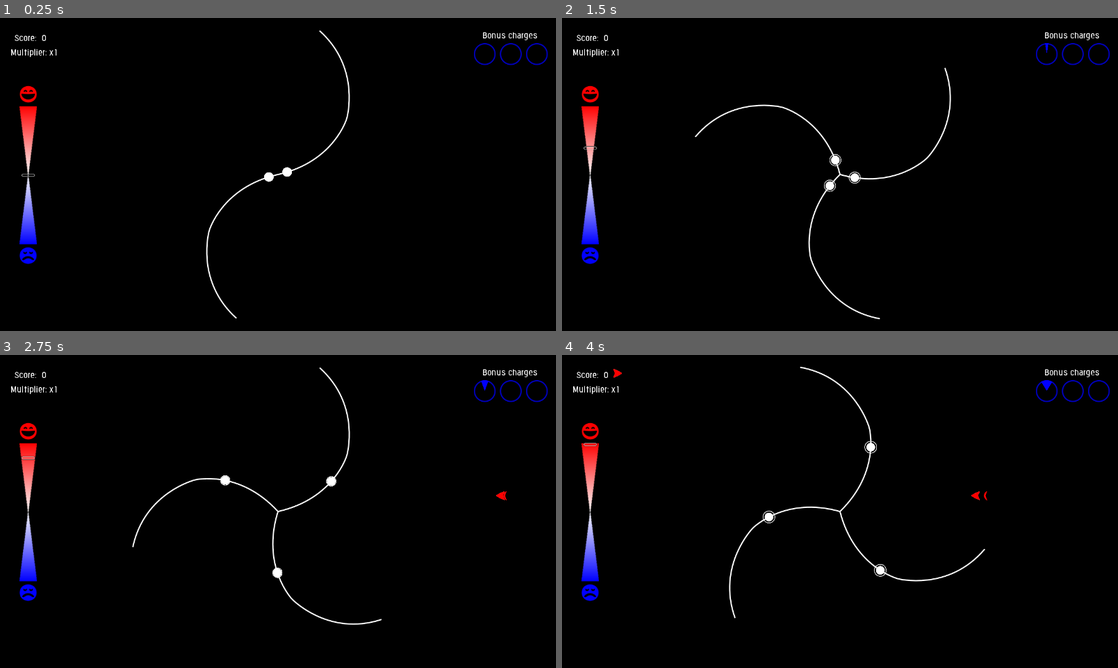
Above: before the commit, frames 1-4 (two rows, left to right).
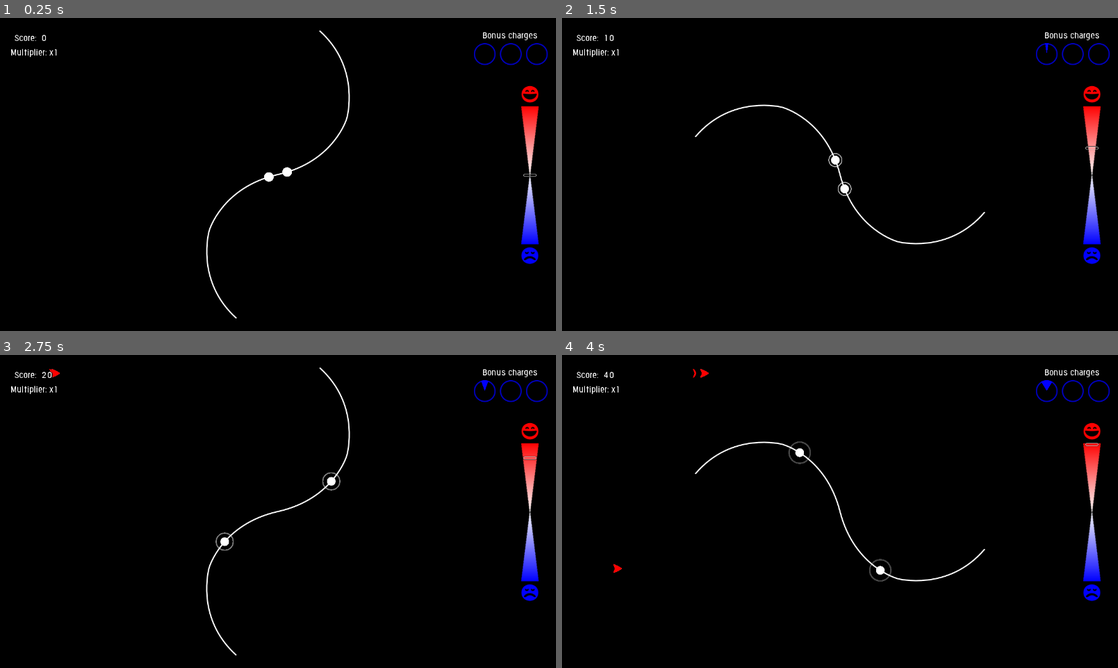
Above: after the commit, the same moments.

Repository: Aramatis/HRM-Game
Game: Godot game, scene res://scenes/levels/inward_outward/inward_outward.tscn
Same seed, same stepped clock (60 frames per second), same inputs: the game is played once before the commit and once after it. This scene is started directly instead of the project's main scene.
Inputs (mouse positions are in pixels of both pictures, inside the frame that each line leads up to):
- Up to frame 1 (0.25 s): no input
- Up to frame 2 (1.5 s): move the mouse to (867, 174) at 0.52 s; hold W (apply_bonus) 0.53-1.28 s; hold D (valence_up) from 0.53 s (still down); tap Space (main_action) at 0.8, 1.35 s; move the mouse to (812, 174) at 1.27 s
- Up to frame 3 (2.75 s): keep holding D (valence_up); tap S (secondary_action) at 1.55 s; move the mouse to (289, 505) at 2.02 s; hold S (secondary_action) from 2.03 s (still down); tap W (apply_bonus) at 2.3 s
- Up to frame 4 (4 s): keep holding D (valence_up); move the mouse to (834, 517) at 2.77 s; release S (secondary_action) at 2.78 s; tap W (apply_bonus) at 2.85 s; tap Space (main_action) at 3.05 s; move the mouse to (878, 514) at 3.52 s; hold Space (main_action) from 3.53 s (still down); tap S (secondary_action) at 3.8 s

The runs differ from the first frame. In frame 1, 2.1% of the frame differs, in the area x 3-97%, y 21-79%; in frame 2, 2.9%; in frame 3, 2.9%; in frame 4, 3.1%, in the area x 3-97%, y 3-85%.
Error in both runs: Assertion failed. (res://scripts/autoload/settings.gd:40)

Commit message:
Modified prototype 1 to use base_level

Diff:
--- a/project.godot
+++ b/project.godot
@@ -24,7 +24,7 @@
 "language": "GDScript",
 "path": "res://scripts/autoload/heart_connector.gd"
 }, {
-"base": "Reference",
+"base": "Node",
 "class": "LevelController",
 "language": "GDScript",
 "path": "res://scripts/levels/base_level/level_controller.gd"
@@ -34,15 +34,15 @@
 "language": "GDScript",
 "path": "res://scripts/levels/inward_outward/level_gui.gd"
 }, {
-"base": "Node2D",
-"class": "PlayerController",
-"language": "GDScript",
-"path": "res://scripts/levels/inward_outward/player_controller.gd"
-}, {
 "base": "Path2D",
 "class": "PlayerRail",
 "language": "GDScript",
 "path": "res://scripts/levels/inward_outward/player_rail.gd"
+}, {
+"base": "Node2D",
+"class": "RailSystem",
+"language": "GDScript",
+"path": "res://scripts/levels/inward_outward/rail_system.gd"
 }, {
 "base": "Button",
 "class": "SelfFocusingButton",
@@ -54,10 +54,10 @@
 "language": "GDScript",
 "path": "res://scripts/autoload/settings.gd"
 }, {
-"base": "Reference",
-"class": "WorldController",
+"base": "Node2D",
+"class": "SpawnerSystem",
 "language": "GDScript",
-"path": "res://scripts/levels/inward_outward/world_controller.gd"
+"path": "res://scripts/levels/inward_outward/spawner_system.gd"
 } ]
 _global_script_class_icons={
 "ButtonId": "",
@@ -65,11 +65,11 @@
 "HeartConnector": "",
 "LevelController": "",
 "LevelGui": "",
-"PlayerController": "",
 "PlayerRail": "",
+"RailSystem": "",
 "SelfFocusingButton": "",
 "Settings": "",
-"WorldController": ""
+"SpawnerSystem": ""
 }
 
 [application]
--- a/scenes/levels/inward_outward/inward_outward.tscn
+++ b/scenes/levels/inward_outward/inward_outward.tscn
@@ -1,113 +1,21 @@
-[gd_scene load_steps=13 format=2]
+[gd_scene load_steps=7 format=2]
 
-[ext_resource path="res://scripts/levels/inward_outward/testlevelmagic.gd" type="Script" id=1]
-[ext_resource path="res://scripts/levels/inward_outward/player_controller.gd" type="Script" id=2]
-[ext_resource path="res://scripts/levels/base_level/level_controller.gd" type="Script" id=3]
-[ext_resource path="res://scripts/levels/inward_outward/remote_rotator.gd" type="Script" id=4]
-[ext_resource path="res://scripts/levels/inward_outward/rails.gd" type="Script" id=5]
-[ext_resource path="res://scripts/levels/inward_outward/enemy_controller.gd" type="Script" id=6]
-[ext_resource path="res://scripts/levels/inward_outward/spawner.gd" type="Script" id=7]
-[ext_resource path="res://scenes/levels/level_gui/level_gui.tscn" type="PackedScene" id=8]
-[ext_resource path="res://scripts/levels/inward_outward/world_controller.gd" type="Script" id=9]
+[ext_resource path="res://scenes/levels/base_level.tscn" type="PackedScene" id=1]
+[ext_resource path="res://scripts/levels/inward_outward/level_controller.gd" type="Script" id=2]
+[ext_resource path="res://scripts/levels/inward_outward/player_controller.gd" type="Script" id=3]
+[ext_resource path="res://scripts/levels/inward_outward/enemy_controller.gd" type="Script" id=4]
+[ext_resource path="res://scenes/levels/inward_outward/rail_system.tscn" type="PackedScene" id=5]
+[ext_resource path="res://scenes/levels/inward_outward/spawner_system.tscn" type="PackedScene" id=6]
 
-[sub_resource type="Curve2D" id=1]
-_data = {
-"points": PoolVector2Array( 0, 0, 0, 0, 640, 16, -0.00733209, -343.959, 0.00733209, 343.959, 296, 360, 0, 0, 0, 0, 640, 704, -0.0156897, 343.943, 0.0156897, -343.943, 984, 360, 0, 0, 0, 0, 640, 16 )
-}
-
-[sub_resource type="Curve2D" id=2]
-_data = {
-"points": PoolVector2Array( 0, 0, 0, 0, 128, 0, 0, 0, 0, 0, 128, 720 )
-}
-
-[sub_resource type="Curve2D" id=3]
-_data = {
-"points": PoolVector2Array( 0, 0, 0, 0, 1152, 0, 0, 0, 0, 0, 1152, 720 )
-}
-
-[node name="Root" type="Node"]
-script = ExtResource( 3 )
-level_name = "Inward/Outward"
-
-[node name="World" type="Node2D" parent="."]
-script = ExtResource( 9 )
-__meta__ = {
-"_edit_group_": true,
-"_edit_lock_": true
-}
-
-[node name="PlayerController" type="Node2D" parent="World"]
+[node name="LevelController" instance=ExtResource( 1 )]
 script = ExtResource( 2 )
 
-[node name="Circle" type="Path2D" parent="World/PlayerController"]
-curve = SubResource( 1 )
-__meta__ = {
-"_edit_lock_": true
-}
+[node name="PlayerController" parent="World" index="1"]
+script = ExtResource( 3 )
 
-[node name="Follower" type="PathFollow2D" parent="World/PlayerController/Circle"]
-position = Vector2( 640, 16 )
-rotation = 3.11836
-__meta__ = {
-"_edit_lock_": true
-}
+[node name="RailSystem" parent="World/PlayerController" index="0" instance=ExtResource( 5 )]
 
-[node name="RemoteRotator" type="RemoteTransform2D" parent="World/PlayerController/Circle/Follower"]
-remote_path = NodePath("../../../Rails")
-update_position = false
-update_scale = false
+[node name="EnemyController" parent="World" index="2"]
 script = ExtResource( 4 )
-speed = -0.2
 
-[node name="Rails" type="Node2D" parent="World/PlayerController"]
-position = Vector2( 640, 360 )
-rotation = 3.11836
-script = ExtResource( 5 )
-__meta__ = {
-"_edit_lock_": true
-}
-
-[node name="EnemyController" type="Node2D" parent="World"]
-script = ExtResource( 6 )
-__meta__ = {
-"_edit_group_": true,
-"_edit_lock_": true
-}
-
-[node name="Spawner1" type="Path2D" parent="World/EnemyController"]
-curve = SubResource( 2 )
-script = ExtResource( 7 )
-__meta__ = {
-"_edit_lock_": true
-}
-
-[node name="Sampler" type="PathFollow2D" parent="World/EnemyController/Spawner1"]
-position = Vector2( 128, 0 )
-rotate = false
-
-[node name="Spawner2" type="Path2D" parent="World/EnemyController"]
-curve = SubResource( 3 )
-script = ExtResource( 7 )
-
-[node name="Sampler" type="PathFollow2D" parent="World/EnemyController/Spawner2"]
-position = Vector2( 1152, 0 )
-rotate = false
-
-[node name="Timer" type="Timer" parent="World/EnemyController"]
-wait_time = 2.0
-
-[node name="LevelGui" parent="." instance=ExtResource( 8 )]
-slider_location = 0
-
-[node name="EndTimer" type="Timer" parent="."]
-wait_time = 10.0
-one_shot = true
-autostart = true
-
-[node name="AdjustTimer" type="Timer" parent="."]
-wait_time = 10.0
-
-[node name="TestLevelMagic" type="Node" parent="."]
-script = ExtResource( 1 )
-[connection signal="timeout" from="World/EnemyController/Timer" to="World/EnemyController" method="spawn_enemy"]
-[connection signal="timeout" from="EndTimer" to="." method="end"]
+[node name="SpawnerSystem" parent="World/EnemyController" index="0" instance=ExtResource( 6 )]
--- /dev/null
+++ b/scenes/levels/inward_outward/rail_system.tscn
@@ -0,0 +1,42 @@
+[gd_scene load_steps=5 format=2]
+
+[ext_resource path="res://scripts/levels/inward_outward/remote_rotator.gd" type="Script" id=1]
+[ext_resource path="res://scripts/levels/inward_outward/rails.gd" type="Script" id=2]
+[ext_resource path="res://scripts/levels/inward_outward/rail_system.gd" type="Script" id=3]
+
+
+[sub_resource type="Curve2D" id=1]
+_data = {
+"points": PoolVector2Array( 0, 0, 0, 0, 640, 16, -0.00733209, -343.959, 0.00733209, 343.959, 296, 360, 0, 0, 0, 0, 640, 704, -0.0156897, 343.943, 0.0156897, -343.943, 984, 360, 0, 0, 0, 0, 640, 16 )
+}
+
+[node name="RailSystem" type="Node2D"]
+script = ExtResource( 3 )
+
+[node name="Circle" type="Path2D" parent="."]
+curve = SubResource( 1 )
+__meta__ = {
+"_edit_lock_": true
+}
+
+[node name="Follower" type="PathFollow2D" parent="Circle"]
+position = Vector2( 640, 16 )
+rotation = 3.11836
+__meta__ = {
+"_edit_lock_": true
+}
+
+[node name="RemoteRotator" type="RemoteTransform2D" parent="Circle/Follower"]
+remote_path = NodePath("../../../Rails")
+update_position = false
+update_scale = false
+script = ExtResource( 1 )
+speed = -0.2
+
+[node name="Rails" type="Node2D" parent="."]
+position = Vector2( 640, 360 )
+rotation = 3.11836
+script = ExtResource( 2 )
+__meta__ = {
+"_edit_lock_": true
+}
--- /dev/null
+++ b/scenes/levels/inward_outward/spawner_system.tscn
@@ -0,0 +1,44 @@
+[gd_scene load_steps=5 format=2]
+
+[ext_resource path="res://scripts/levels/inward_outward/spawner_system.gd" type="Script" id=1]
+[ext_resource path="res://scripts/levels/inward_outward/spawner.gd" type="Script" id=2]
+
+[sub_resource type="Curve2D" id=1]
+_data = {
+"points": PoolVector2Array( 0, 0, 0, 0, 128, 0, 0, 0, 0, 0, 128, 720 )
+}
+
+[sub_resource type="Curve2D" id=2]
+_data = {
+"points": PoolVector2Array( 0, 0, 0, 0, 1152, 0, 0, 0, 0, 0, 1152, 720 )
+}
+
+[node name="SpawnerSystem" type="Node2D"]
+script = ExtResource( 1 )
+__meta__ = {
+"_edit_group_": true,
+"_edit_lock_": true
+}
+
+[node name="Spawner1" type="Path2D" parent="."]
+curve = SubResource( 1 )
+script = ExtResource( 2 )
+__meta__ = {
+"_edit_lock_": true
+}
+
+[node name="Sampler" type="PathFollow2D" parent="Spawner1"]
+position = Vector2( 128, 0 )
+rotate = false
+
+[node name="Spawner2" type="Path2D" parent="."]
+curve = SubResource( 2 )
+script = ExtResource( 2 )
+
+[node name="Sampler" type="PathFollow2D" parent="Spawner2"]
+position = Vector2( 1152, 0 )
+rotate = false
+
+[node name="Timer" type="Timer" parent="."]
+wait_time = 2.0
+[connection signal="timeout" from="Timer" to="." method="spawn_enemy"]
--- a/scenes/levels/level_gui/level_gui.tscn
+++ b/scenes/levels/level_gui/level_gui.tscn
@@ -18,14 +18,11 @@
 }
 
 [node name="ScorePanel" parent="." instance=ExtResource( 5 )]
-pause_mode = 1
 margin_right = -3.05176e-05
 
 [node name="BonusGui" parent="." instance=ExtResource( 6 )]
-pause_mode = 1
 
 [node name="AffectiveSlider" parent="." instance=ExtResource( 1 )]
-pause_mode = 1
 anchor_left = 0.97
 anchor_top = 0.5
 anchor_right = 0.97
--- a/scenes/levels/tutorial.tscn
+++ /dev/null
@@ -1,27 +0,0 @@
-[gd_scene format=2]
-
-[node name="Root" type="Node"]
-
-[node name="World" type="Node2D" parent="."]
-light_mask = 128
-
-[node name="GUI" type="Control" parent="."]
-anchor_right = 1.0
-anchor_bottom = 1.0
-__meta__ = {
-"_edit_use_anchors_": false
-}
-
-[node name="GuiLayer" type="CanvasLayer" parent="GUI"]
-
-[node name="PauseMenu" type="Control" parent="GUI/GuiLayer"]
-pause_mode = 2
-anchor_left = 0.1
-anchor_top = 0.1
-anchor_right = 0.9
-anchor_bottom = 0.9
-margin_right = 40.0
-margin_bottom = 40.0
-__meta__ = {
-"_edit_use_anchors_": false
-}
--- a/scripts/levels/inward_outward/enemy_controller.gd
+++ b/scripts/levels/inward_outward/enemy_controller.gd
@@ -1,34 +1,12 @@
-extends Node2D
+extends Controller
 
 # * Signals
 
 # * Variables
-var spawners: Array
-var enemy_speed: float
-const Enemy := preload("res://scenes/levels/inward_outward/arrow.tscn")
-var timer
 
 # * Functions
 
 
 # Called when the node enters the scene tree for the first time.
 func _ready() -> void:
-	randomize()
-	spawners.append($Spawner1)
-	spawners.append($Spawner2)
-	enemy_speed = 200.0
-	timer = $Timer
-	timer.start()
-
-
-# Called to spawn an enemy with a certain speed
-func spawn_enemy(spd = enemy_speed) -> void:
-	var index = randi() % spawners.size()
-	var spawner = spawners[index]
-	var real_spd = spd
-	if (index % 2) > 0:
-		real_spd *= -1
-	var enemy = Enemy.instance()
-	add_child(enemy)
-	enemy.hide()
-	spawner.spawn(enemy, real_spd)
+	pass
--- /dev/null
+++ b/scripts/levels/inward_outward/level_controller.gd
@@ -0,0 +1,30 @@
+extends LevelController
+
+# * Signals
+
+# * Variables
+
+# * Functions
+
+
+# Called when the node enters the scene tree for the first time.
+func _ready() -> void:
+	$World/PlayerController.connect("damaged", self, "_damaged")
+	$World/PlayerController.connect("healed", self, "_healed")
+	level_gui.set_active(true)
+
+
+# Handles any level wide effects of the secondary action
+func _on_secondary_pressed() -> void:
+	level_gui.lower_multiplier()
+	._on_secondary_pressed()
+
+
+# Lowers the multiplier when a ball is damaged
+func _damaged() -> void:
+	level_gui.lower_multiplier()
+
+
+# Raises the multiplier when a ball is healed
+func _healed() -> void:
+	level_gui.raise_multiplier()
--- a/scripts/levels/inward_outward/player_controller.gd
+++ b/scripts/levels/inward_outward/player_controller.gd
@@ -1,27 +1,42 @@
-class_name PlayerController
-extends Node2D
+extends Controller
 
 # * Signals
-# ! TODO: Make and propagate signals
+signal damaged
+signal healed
 
 # * Variables
+var _rail_system: RailSystem
 
 # * Functions
 
 
 # Called when the node enters the scene tree for the first time.
 func _ready() -> void:
-	# ! TODO: connect
-	pass
+	_rail_system = $RailSystem
 
 
-#
-func use_bonus() -> void:
-	#! TODO: Add rails
-	pass
+# Called when the main action is used, reverts the movement directions
+func main_used() -> void:
+	_rail_system.toggle_direction()
 
 
-#
-func update_difficulty() -> void:
-	#! TODO: Modify spawn time/speed
-	pass
+# Called when the secondary action is used, removes a rail if possible
+func secondary_used() -> void:
+	_rail_system.remove_rail()
+
+
+# Called when a bonus is used, adds a rail
+func bonus_used() -> void:
+	var rail = _rail_system.add_rail()
+	rail.connect("ball_hit", self, "_get_damaged")
+	rail.connect("ball_enabled", self, "_get_healed")
+
+
+# Emits the damaged signal
+func _get_damaged() -> void:
+	emit_signal("damaged")
+
+
+# Emits the healed signal
+func _get_healed() -> void:
+	emit_signal("healed")
--- a/scripts/levels/inward_outward/player_rail.gd
+++ b/scripts/levels/inward_outward/player_rail.gd
@@ -2,7 +2,7 @@
 extends Path2D
 
 # * Signals
-signal ball_hitted
+signal ball_hit
 signal ball_enabled
 
 # * Variables
@@ -20,7 +20,6 @@
 	damage_timer = $DamageTimer
 	follower.set_speed(speed)
 	add_to_group("player_rails")
-	emit_signal("ball_enabled")
 
 
 func _draw() -> void:
@@ -75,7 +74,7 @@
 	if area.is_in_group("enemies") and damage_timer.is_stopped():
 		follower.get_damaged()
 		damage_timer.start()
-		emit_signal("ball_hitted")
+		emit_signal("ball_hit")
 
 
 #
--- /dev/null
+++ b/scripts/levels/inward_outward/rail_system.gd
@@ -0,0 +1,51 @@
+class_name RailSystem
+extends Node2D
+
+# * Signals
+
+# * Variables
+var _remote_rotator: RemoteTransform2D
+var _rails: Node2D
+
+# * Functions
+
+
+# Called when the node enters the scene tree for the first time.
+func _ready() -> void:
+	_remote_rotator = $Circle/Follower/RemoteRotator
+	_rails = $Rails
+
+
+# Adds a playing rail
+func add_rail() -> PlayerRail:
+	return _rails.add_rail()
+
+
+# Removes a playing rail
+func remove_rail() -> void:
+	_rails.remove_rail()
+
+
+# Changes the direction of movement
+func toggle_direction() -> void:
+	_rails.toggle_direction()
+
+
+# Sets the rotation speed to the given value
+func set_rot_speed(spd: float) -> void:
+	_remote_rotator.set_speed(spd)
+
+
+# Returns the value of the rotation speed
+func get_rot_speed() -> float:
+	return _remote_rotator.get_speed()
+
+
+# Sets the player_speed to the given value
+func set_player_speed(spd: float) -> void:
+	_rails.set_player_speed(spd)
+
+
+# Returns the value of the player_speed
+func get_player_speed() -> float:
+	return _rails.get_player_speed()
--- a/scripts/levels/inward_outward/rails.gd
+++ b/scripts/levels/inward_outward/rails.gd
@@ -18,16 +18,6 @@
 	rails = []
 	add_rail()
 	add_rail()
-
-
-#
-func _unhandled_input(event: InputEvent) -> void:
-	if event.is_action_pressed("apply_bonus"):
-		add_rail()
-	elif event.is_action_pressed("secondary_action"):
-		remove_rail()
-	elif event.is_action_pressed("main_action"):
-		toggle_direction()
 
 
 # Adds a playing rail
--- /dev/null
+++ b/scripts/levels/inward_outward/spawner_system.gd
@@ -0,0 +1,55 @@
+class_name SpawnerSystem
+extends Node2D
+
+# * Signals
+
+# * Variables
+var spawners: Array
+var enemy_speed: float
+const Enemy := preload("res://scenes/levels/inward_outward/arrow.tscn")
+var timer: Timer
+
+# * Functions
+
+
+# Called when the node enters the scene tree for the first time.
+func _ready() -> void:
+	randomize()
+	spawners.append($Spawner1)
+	spawners.append($Spawner2)
+	enemy_speed = 200.0
+	timer = $Timer
+	timer.start()
+
+
+# Called to spawn an enemy with a certain speed
+func spawn_enemy(spd = enemy_speed) -> void:
+	var index = randi() % spawners.size()
+	var spawner = spawners[index]
+	var real_spd = spd
+	if (index % 2) > 0:
+		real_spd *= -1
+	var enemy = Enemy.instance()
+	add_child(enemy)
+	enemy.hide()
+	spawner.spawn(enemy, real_spd)
+
+
+# Sets the variable enemy_speed to the given value
+func set_enemy_speed(spd: float) -> void:
+	enemy_speed = spd
+
+
+# Returns the value of the variable enemy_speed
+func get_enemy_speed() -> float:
+	return enemy_speed
+
+
+# Sets the spawn time between enemies to the given value
+func set_spawn_time(secs: float) -> void:
+	timer.set_wait_time(secs)
+
+
+# Returns the current spawn time between enemies
+func get_spawn_time() -> float:
+	return timer.get_wait_time()
--- a/scripts/levels/inward_outward/testlevelmagic.gd
+++ /dev/null
@@ -1,17 +0,0 @@
-extends Node
-
-# * Signals
-
-# * Variables
-
-# * Functions
-
-
-# Called when the node enters the scene tree for the first time.
-func _ready() -> void:
-	Input.set_mouse_mode(Input.MOUSE_MODE_CAPTURED)
-
-
-func _input(event):
-	if event.is_action_pressed("ui_cancel"):
-		Input.set_mouse_mode(Input.MOUSE_MODE_VISIBLE)
--- a/scripts/levels/inward_outward/world_controller.gd
+++ /dev/null
@@ -1,33 +0,0 @@
-class_name WorldController
-extends Node2D
-
-# * Signals
-# ! TODO: Make and propagate signals
-
-# * Variables
-
-# * Functions
-
-
-# Called when the node enters the scene tree for the first time.
-func _ready() -> void:
-	# ! TODO: connect
-	pass
-
-
-#
-func use_bonus() -> void:
-	#! TODO: Add rails on player
-	pass
-
-
-#
-func remove_bonus() -> void:
-	#! TODO: Remove rails on player
-	pass
-
-
-#
-func update_difficulty() -> void:
-	#! TODO: Modify spawn time/speed on enemy
-	pass
